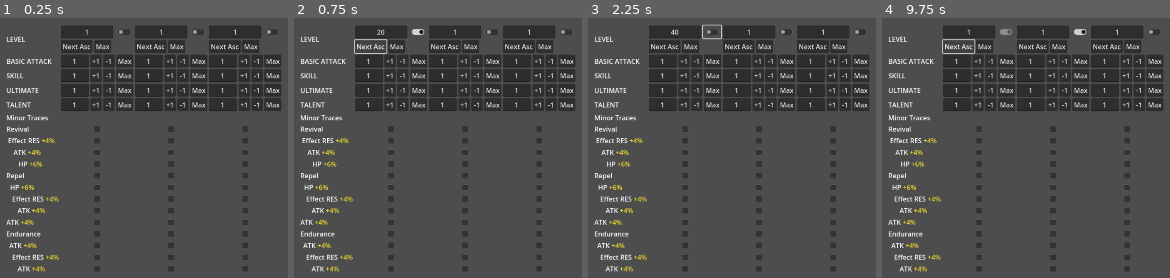
Above: before the commit, frames 1-4 (left to right).
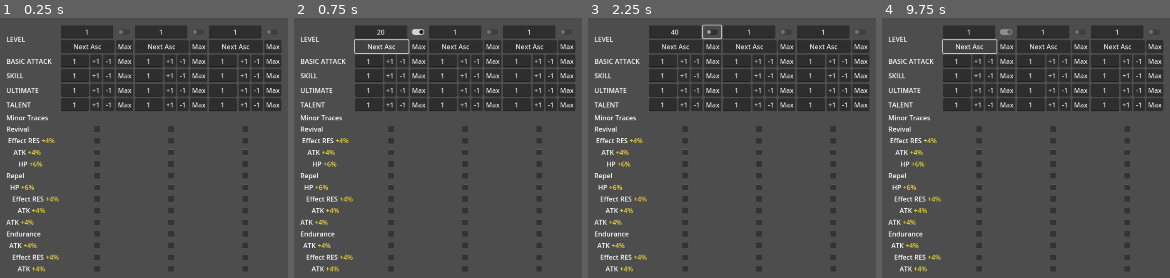
Above: after the commit, the same moments.

Repository: Rydahhhhhh/HoyoPlanner
Game: Godot game, scene res://Scenes/Character Planner Menu/character_planner_menu.tscn
Two runs of this game, one before a commit and one after it. Both use one fixed random seed, a clock stepped at 60 frames per second and the inputs below.
Inputs (mouse positions are in pixels of both pictures, inside the frame that each line leads up to):
- Up to frame 1 (0.25 s): no input
- Up to frame 2 (0.75 s): click "Next Asc" at 0.5 s
- Up to frame 3 (2.25 s): click "Next Asc" at 1.25 s; click (711, 31) at 2.02 s
- Up to frame 4 (9.75 s): click "Max" at 2.75 s; click "+1" at 3.5 s; click "-1" at 4.25 s; click (979, 129) at 5.02 s; click "Max" at 5.75 s; click "+1" at 6.5 s; click "-1" at 7.25 s; click (979, 129) at 8.02 s; click (1080, 31) at 8.77 s; click "Next Asc" at 9.5 s

The runs differ from the first frame. In frame 1, 1.6% of the frame differs, in the area x 21-98%, y 4-14%; in frame 2, 1.7%; in frame 3, 1.6%; in frame 4, 1.8%.

Commit message:
Setter/Getter restructuring

Diff:
--- a/Scenes/Character Planner Menu/ExpandedIntInput.tscn
+++ b/Scenes/Character Planner Menu/ExpandedIntInput.tscn
@@ -7,8 +7,8 @@
 
 [node name="ExpandedIntInput" type="VBoxContainer"]
 script = ExtResource("1_4v7rg")
-Ascended = null
-max = 80
+val = 1
+tetst = null
 
 [node name="HBoxContainer" type="HBoxContainer" parent="."]
 layout_mode = 2
@@ -20,7 +20,6 @@
 text = "1"
 alignment = 1
 script = ExtResource("2_0thdd")
-max_val = 80
 
 [node name="IsAscended" type="CheckButton" parent="HBoxContainer" node_paths=PackedStringArray("int_input", "int_input_btn")]
 unique_name_in_owner = true
@@ -34,6 +33,7 @@
 
 [node name="IntInputCycle" type="Button" parent="HBoxContainer2" node_paths=PackedStringArray("int_input_node")]
 layout_mode = 2
+size_flags_horizontal = 3
 mouse_default_cursor_shape = 2
 text = "Next Asc"
 script = ExtResource("3_phncs")
--- a/Scenes/Character Planner Menu/Input Int.tscn
+++ b/Scenes/Character Planner Menu/Input Int.tscn
@@ -1,13 +1,16 @@
 [gd_scene load_steps=2 format=3 uid="uid://bvfxhovxygquo"]
 
-[ext_resource type="Script" path="res://Scenes/Character Planner Menu/input_int.gd" id="1_njlcy"]
+[ext_resource type="Script" path="res://Scenes/Character Planner Menu/int_input.gd" id="1_njlcy"]
 
-[node name="Input Int" type="LineEdit"]
+[node name="IntInput" type="LineEdit"]
 size_flags_horizontal = 3
 text = "1"
 alignment = 1
 context_menu_enabled = false
 script = ExtResource("1_njlcy")
+val = null
+min_val = null
+max_val = null
 metadata/_edit_lock_ = true
 
 [connection signal="focus_exited" from="." to="." method="_on_focus_exited"]
--- a/Scenes/Character Planner Menu/expanded_int_input.gd
+++ b/Scenes/Character Planner Menu/expanded_int_input.gd
@@ -1,10 +1,8 @@
 @tool
 extends "res://Scenes/Character Planner Menu/int_input_cell.gd"
 
-# Used for typing only
-const IsAscended = preload("res://Scenes/Character Planner Menu/is_ascended.gd")
 
-@export var Ascended: bool = false: set = _set_ascended
+@export var Ascended: bool = false: set = _set_ascended, get = _get_ascended
 @onready var is_ascended_btn: IsAscended = %IsAscended
 
 # ====================================================== #
@@ -19,10 +17,14 @@
 #                   SETTERS & GETTERS                    #
 # ====================================================== #
 func _set_ascended(to: bool):
+	if not is_node_ready():
+		await ready
 	# Validation occurs in that IsAscended node
 	is_ascended_btn.Ascended = to
 
 func _get_ascended():
+	if not is_node_ready():
+		await ready
 	return is_ascended_btn.Ascended
 
 # ====================================================== #
--- a/Scenes/Character Planner Menu/int_input_cell.gd
+++ b/Scenes/Character Planner Menu/int_input_cell.gd
@@ -1,13 +1,20 @@
 @tool
 extends Container
+
+signal val_changed(to: int)
 
 # Used for typing only
 const IntInput = preload("res://Scenes/Character Planner Menu/int_input.gd")
 const IntInputBtn = preload("res://Scenes/Character Planner Menu/int_input_btn.gd")
+const IsAscended = preload("res://Scenes/Character Planner Menu/is_ascended.gd")
 
 @onready var int_input: IntInput = %IntInput
+@export var val: int: set = _set_val, get = _get_val
 @export var min: int = 1: set = _set_min, get = _get_min
 @export var max: int = 1: set = _set_max, get = _get_max
+
+func _ready() -> void:
+	assert(int_input != null)
 
 func get_data(data: Dictionary = {}) -> Dictionary:
 	assert("val" not in data)
@@ -17,6 +24,16 @@
 # ====================================================== #
 #                   SETTERS & GETTERS                    #
 # ====================================================== #
+func _set_val(to: int):
+	if not is_node_ready():
+		await ready
+	int_input.val = to
+
+func _get_val():
+	if not is_node_ready():
+		await ready
+	return int_input.val
+
 func _set_min(to: int):
 	if not is_node_ready():
 		await ready
--- a/Scenes/Character Planner Menu/simple_int_input.gd
+++ b/Scenes/Character Planner Menu/simple_int_input.gd
@@ -1,23 +1,35 @@
 @tool
 extends "res://Scenes/Character Planner Menu/int_input_cell.gd"
 
-@export var add_by: int = 1: set = _set_add_by
-@export var sub_by: int = 1: set = _set_sub_by
-
 @onready var int_input_add: IntInputBtn = $IntInputAdd
 @onready var int_input_sub: IntInputBtn = $IntInputSub
+@onready var int_input_max: Button = $IntInputMax
+
+@export var add_by: int = 1: set = _set_add_by, get = _get_add_by
+@export var sub_by: int = 1: set = _set_sub_by, get = _get_sub_by
 
 # ====================================================== #
 #                   SETTERS & GETTERS                    #
 # ====================================================== #
 func _set_add_by(to: int):
-	add_by = to
+	if not is_node_ready():
+		await ready
 	int_input_add.operation_amount = to
 
+func _get_add_by():
+	if not is_node_ready():
+		await ready
+	return int_input_add.operation_amount
+
 func _set_sub_by(to: int):
-	sub_by = to
+	if not is_node_ready():
+		await ready
 	int_input_sub.operation_amount = to
 
+func _get_sub_by():
+	if not is_node_ready():
+		await ready
+	return int_input_sub.operation_amount
 # ====================================================== #
 #                       OVERRIDES                        #
 # ====================================================== #
--- a/Scenes/Character Planner Menu/simple_int_input.tscn
+++ b/Scenes/Character Planner Menu/simple_int_input.tscn
@@ -8,6 +8,7 @@
 offset_right = 129.0
 offset_bottom = 31.0
 script = ExtResource("1_m0jyw")
+val = 1
 
 [node name="IntInput" type="LineEdit" parent="."]
 unique_name_in_owner = true
